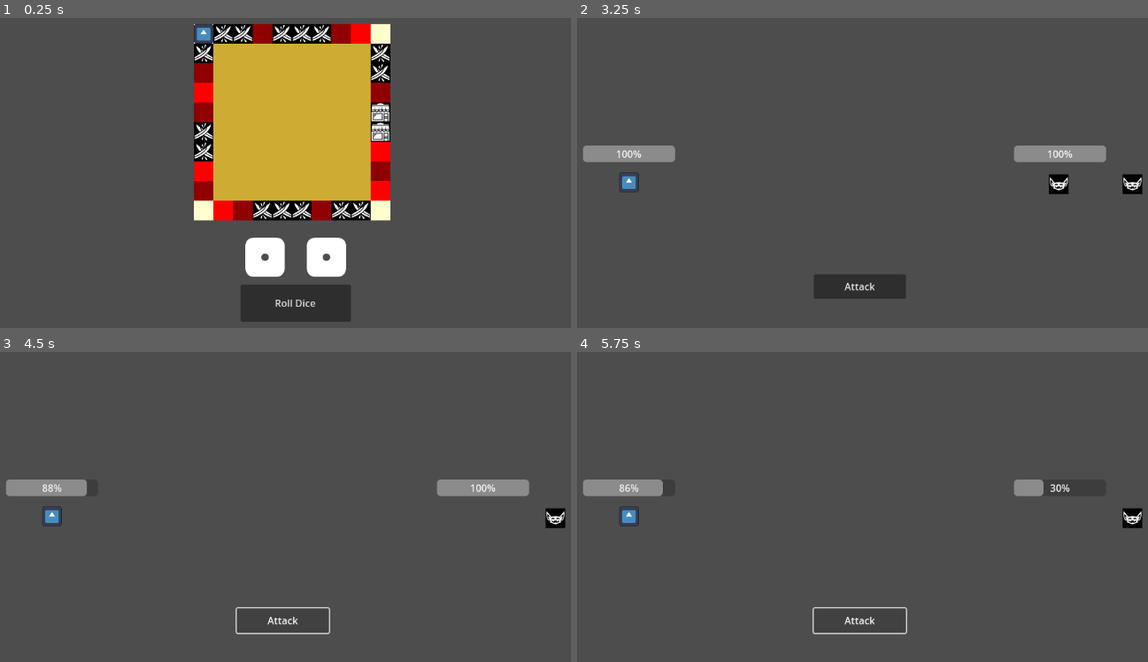
Above: before the commit, frames 1-4 (two rows, left to right).
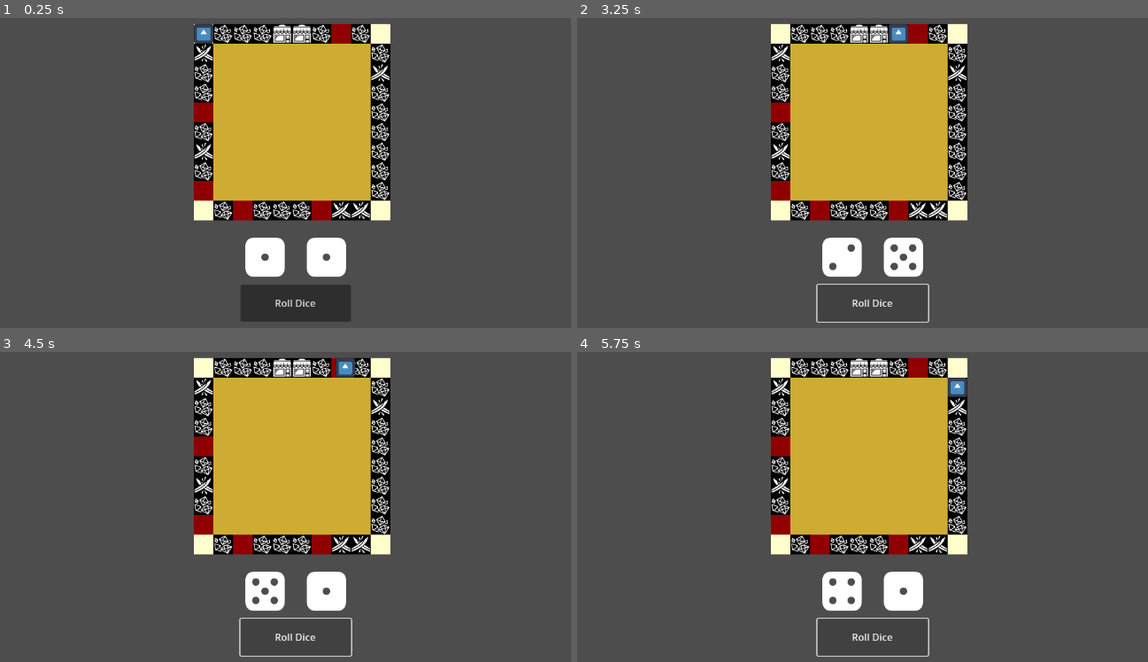
Above: after the commit, the same moments.

Repository: pescmy/HeRoll
Game: Godot game, scene res://scene/game.tscn
The game is run twice, just before and just after one commit, with the same random seed, the same clock (stepped at 60 frames per second) and the same inputs. The engine's default icon, where the game draws it, is replaced by a stand-in: a white triangle on a blue panel in a dark square.
Inputs (mouse positions are in pixels of both pictures, inside the frame that each line leads up to):
- Up to frame 1 (0.25 s): no input
- Up to frame 2 (3.25 s): click "Roll Dice" at 0.5 s; click "Roll Dice" at 1.25 s; click "Roll Dice" at 2 s; tap Enter (ui_accept) at 2.75, 3.02 s; hold R (Roll Dice) from 2.78 s (still down)
- Up to frame 3 (4.5 s): release R (Roll Dice) at 3.5 s; click (285, 621) at 3.5 s, where only the run before the commit has a clickable "Attack"; click (285, 621) at 4.25 s, where only the run before the commit has a clickable "Attack"
- Up to frame 4 (5.75 s): click (862, 621) at 5 s, where only the run before the commit has a clickable "Attack"

The runs differ from the first frame. In frame 1, 3.9% of the frame differs, in the area x 33-69%, y 1-66%; in frame 2, 26%, in the area x 1-100%, y 1-99%; in frame 3, 25%; in frame 4, 25%.

Commit message:
add in resource types, allow the player to carry the resources, add icon to board and gives random amount of resources when landing on board

Diff:
--- a/scripts/board_icons.gd
+++ b/scripts/board_icons.gd
@@ -10,6 +10,7 @@
 var icon_map: Dictionary = {
 	"combat": preload("res://art/board/sword-clash.png"),
 	"shop": preload("res://art/board/shop.png"),
+	"resource": preload("res://art/board/gems.png")
 }
 
 func _ready() -> void:
--- a/scripts/game_data.gd
+++ b/scripts/game_data.gd
@@ -1,19 +1,27 @@
 extends Node
 
 var player_tile_index: int = 0
+var board_generated: bool = false
 
-var tile_combat: int = 15
+var tile_combat: int = 5
 var tile_shop: int = 2
+var tile_resource: int = 20
+var tile_types: Dictionary = {}
 
 var current_enemy_data: Array[EnemyData] = []
-var tile_types: Dictionary = {}
 
 var player_gold: int = 0
 var player_current_health: int = -1
 
-var board_generated: bool = false
+var carried_resources: Dictionary = {
+	"gold": 0,
+	"wood": 0,
+	"stone": 0
+}
 
 var loop_count: int = 0
+
+
 
 func _ready() -> void:
 	if not board_generated:
@@ -45,8 +53,12 @@
 	for i in range(tile_combat, tile_combat + tile_shop):
 		tile_types[pool[i]] = "shop"
 
+	# Assign resource tiles
+	for i in range(tile_combat + tile_shop, tile_combat + tile_shop + tile_resource):
+		tile_types[pool[i]] = "resource"
+
 	# Rest are safe
-	for i in range(tile_combat + tile_shop, pool.size()):
+	for i in range(tile_combat + tile_shop + tile_resource, pool.size()):
 		tile_types[pool[i]] = "safe"
 
 	board_generated = true
--- a/scripts/player_movement.gd
+++ b/scripts/player_movement.gd
@@ -119,8 +119,18 @@
 			get_tree().change_scene_to_file("res://scene/battle.tscn")
 		"shop":
 			pass
+		"resource":
+			_on_resource_landed()
 		"safe":
 			pass
+
+func _on_resource_landed() -> void:
+	var resource = ["gold", "wood", "stone"]
+	var type = resource.pick_random()
+	var base_amount = randi_range(5, 15)
+	var amount = base_amount + (GameData.loop_count * 5)
+	GameData.carried_resources[type] += amount
+	print("💎 Gained %d %s! Total: %s" % [amount, type, GameData.carried_resources])
 
 func _pick_enemy() -> Array[EnemyData]:
 	var goblin = load("res://enemies/goblin.tres") as EnemyData
